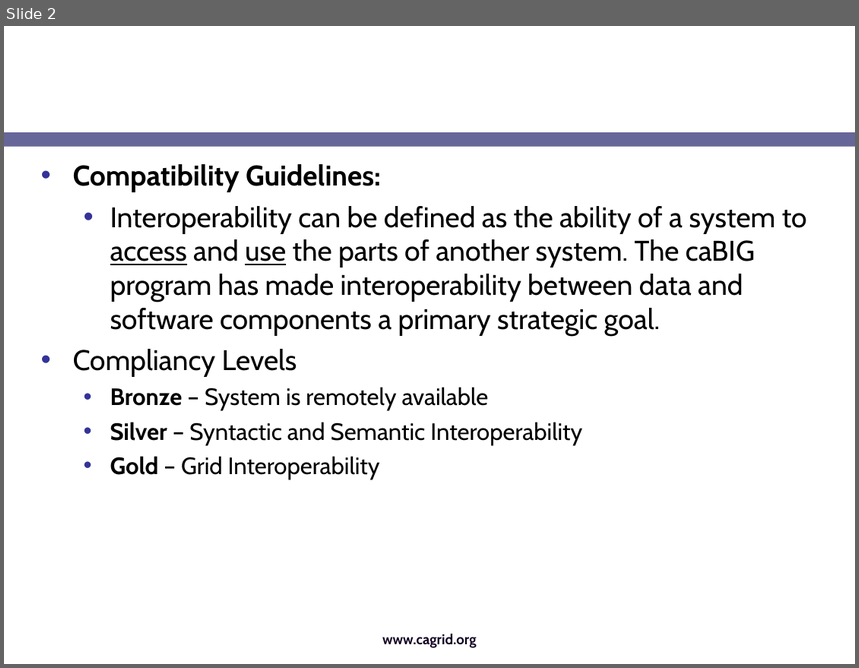
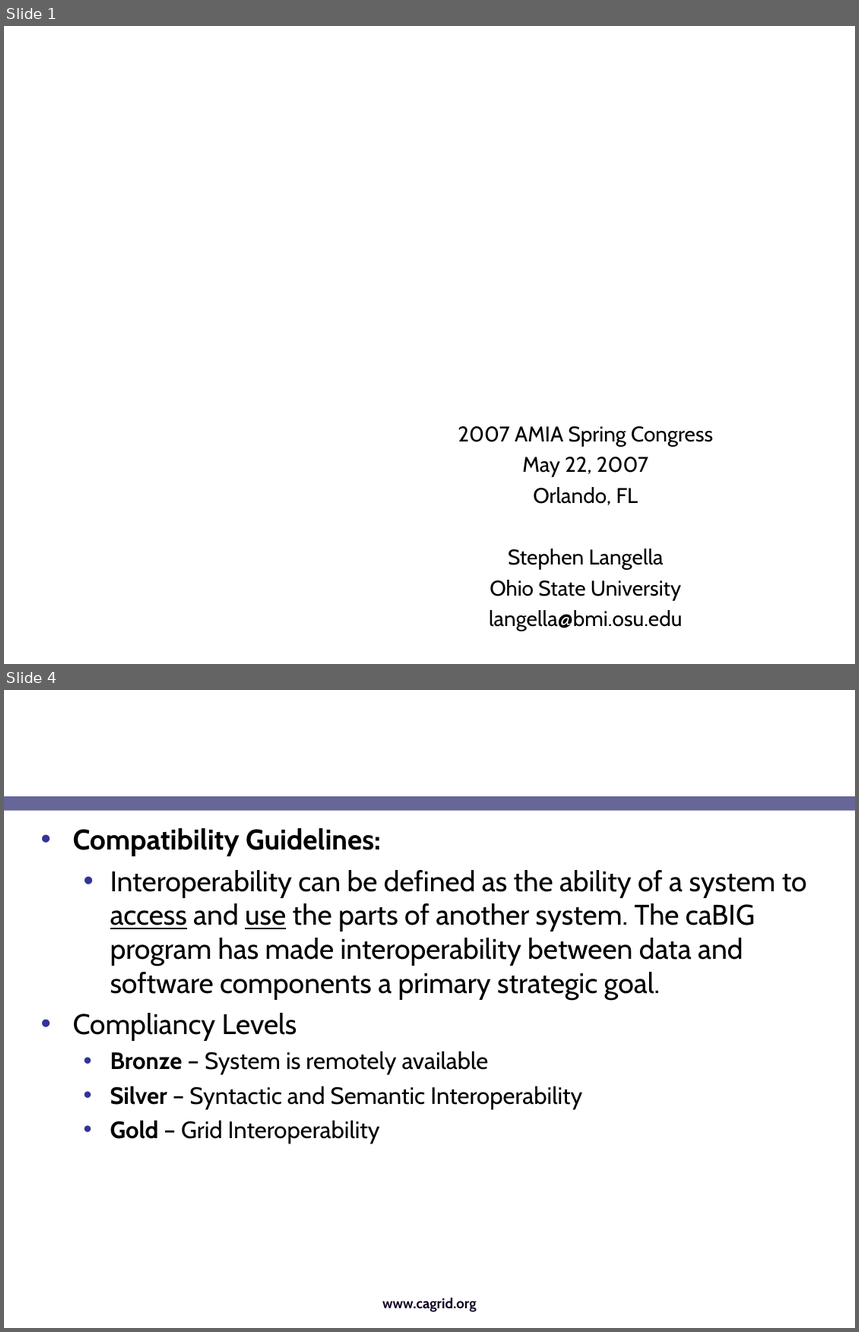
Before and after one commit to NCIP/cagrid-portal, a slide deck: cagrid-1-0/Documentation/presentations/caGrid-amia-spring-2007.ppt. Shown one above the other, each under a label of ours: slide 2 before the commit, slides 1 and 4 after it; the slides between them are not shown. The pictures are 859x668 and 859x1332 pixels, drawn with LibreOffice and Linux fonts; fonts in the diff are those of the drawing; background and template pictures are left out. Boxes give left, top, right and bottom in pixels: in the first picture for what was removed or moved away, otherwise in the second. Text is boxed around its words. In the diff, an @@ line names an element or a change of style, - is before the commit and + after.

```diff
--- a/cagrid-1-0/Documentation/presentations/caGrid-amia-spring-2007.ppt
+++ b/cagrid-1-0/Documentation/presentations/caGrid-amia-spring-2007.ppt
@@ slide 1 added at (4, 26, 855, 664), background picture (left out) @@
@@ title added at (642, 175, 841, 267), 44 pt, text #FFFFFF, bold @@
+caGrid
@@ text added at (458, 427, 713, 632), 18 pt, text #000000 @@
+2007 AMIA Spring Congress
+May 22, 2007
+Orlando, FL
+Stephen Langella
+Ohio State University
+langella@bmi.osu.edu
@@ what was slide 2 is now slide 4 @@
```
Also in this commit, not shown: 1 slide changed, 3 other slides added, 3 slides removed.
